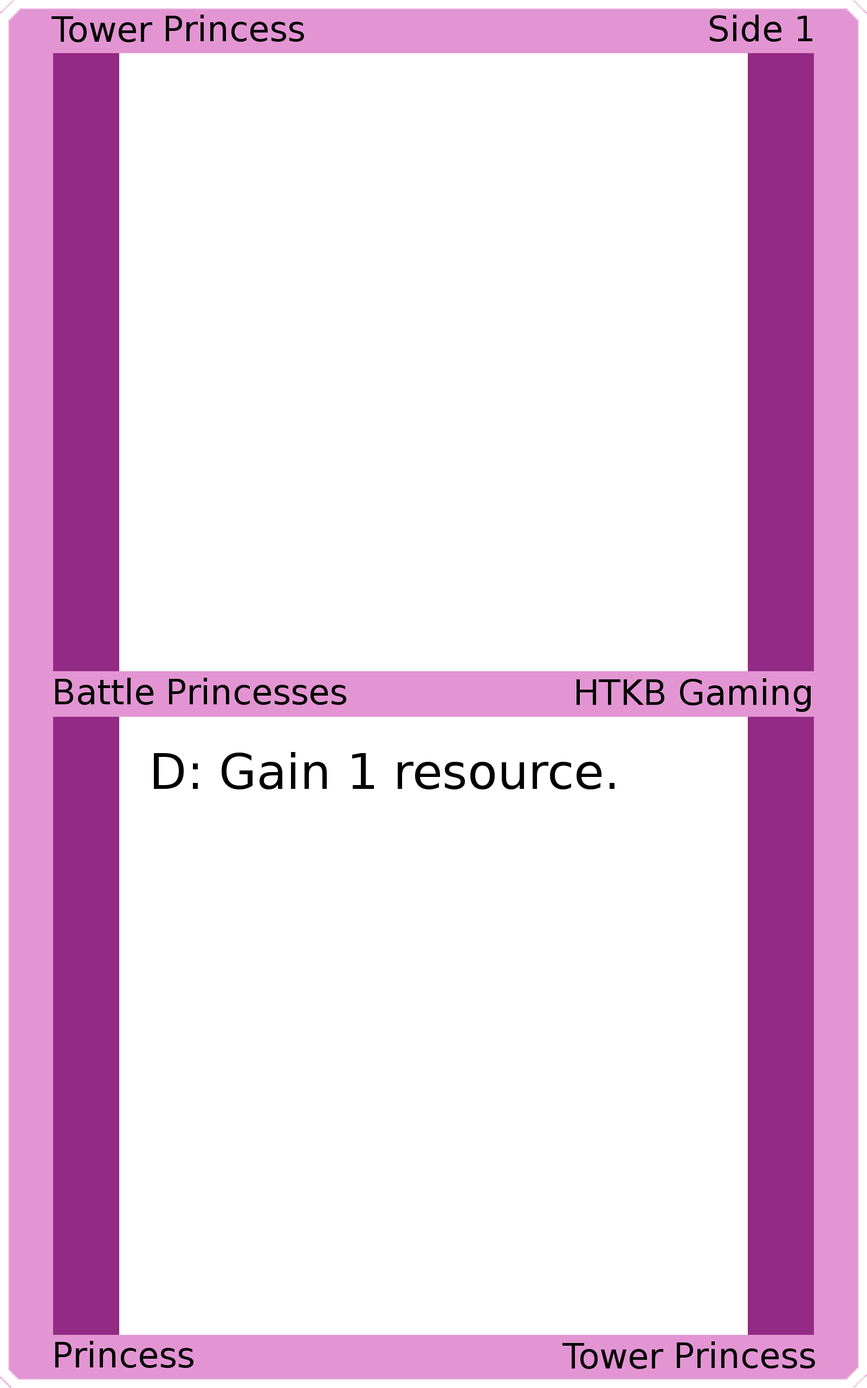
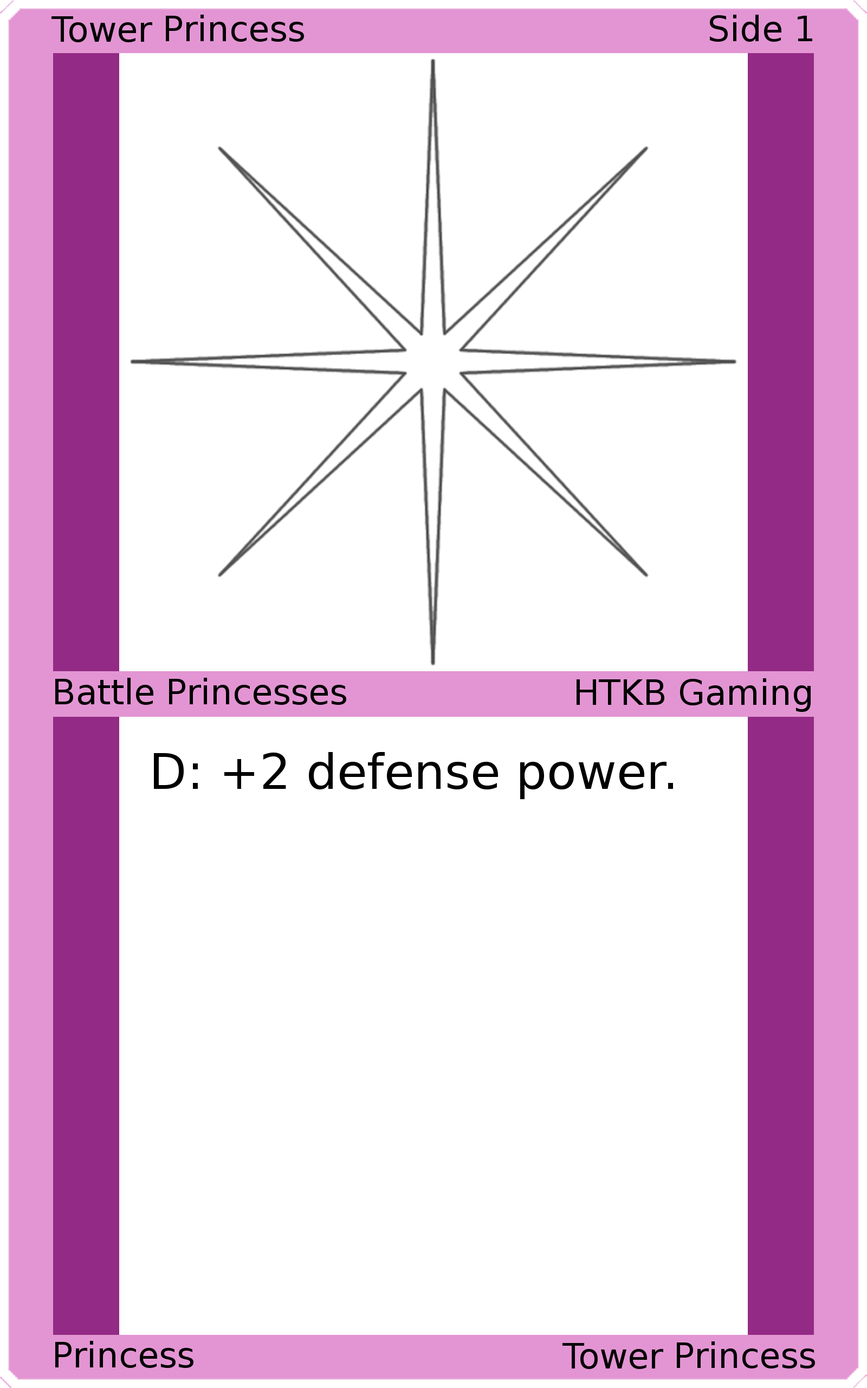
Two versions of the same layered image (867 × 1388). Layer-by-layer changes:
painted on "Card Text" over [221,751,674,799]
added layer "Art" above "Top Background" over [129,57,738,666]
